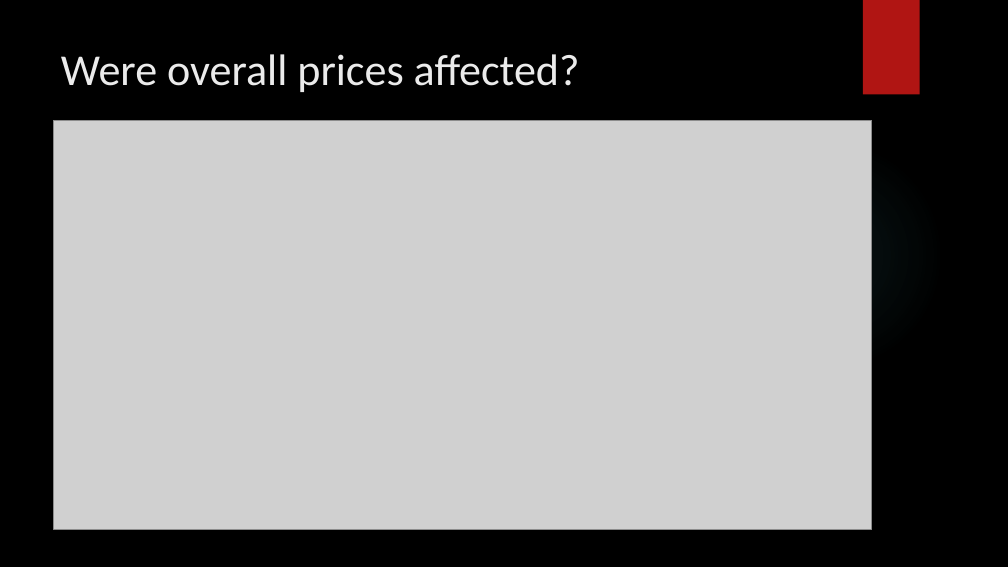
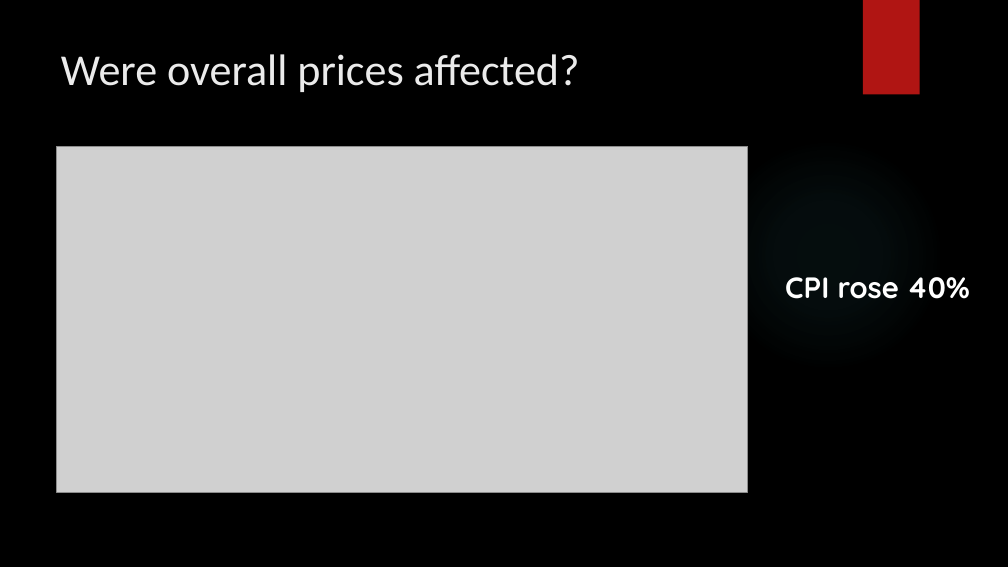
Before and after one commit to T800-101A/Impact_Vehicule_COVID-19, a slide deck: slide 4 of Project 1 Presentation .pptx. Drawn at 1008x567 pixels with LibreOffice and Linux fonts; fonts in the diff are those of the drawing; grey boxes stand for pictures; background and template pictures are left out. Boxes give left, top, right and bottom in pixels: in the first picture for what was removed or moved away, otherwise in the second. Text is boxed around its words. In the diff, an @@ line names an element or a change of style, - is before the commit and + after.

```diff
--- a/Project 1 Presentation .pptx
+++ b/Project 1 Presentation .pptx
@@ picture resized from (x1=54, y1=120, x2=873, y2=529) to (x1=57, y1=147, x2=748, y2=492) @@
@@ text added at (x1=785, y1=277, x2=970, y2=299), 28 pt, text #FFFFFF, bold @@
+CPI rose 40%
```
Also in this commit, not shown: 2 other slides changed.
